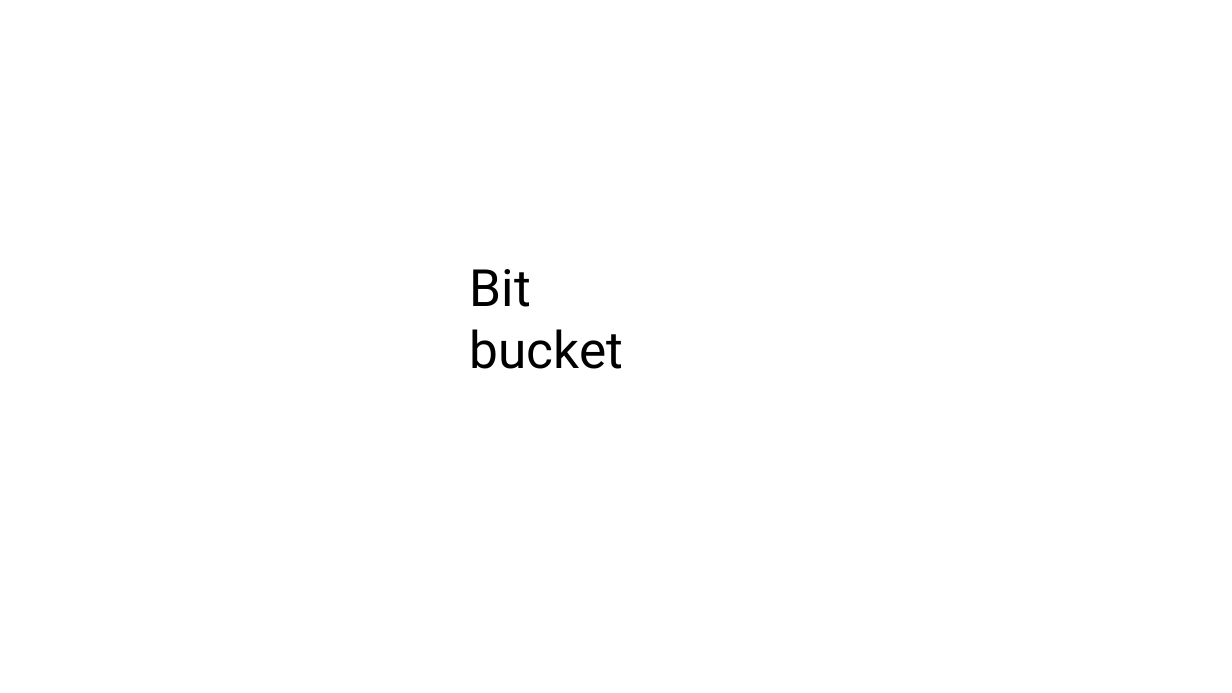
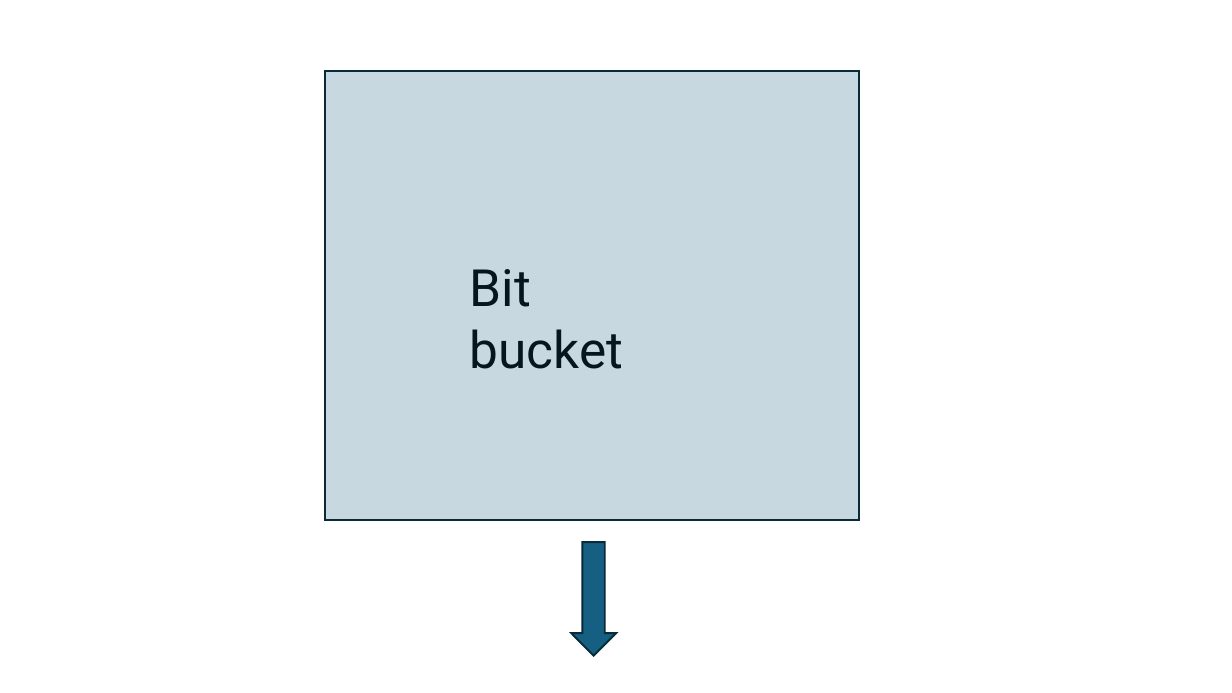
Before and after one commit to planaria158/BERT-antibody-antigen-binding-energy, a slide deck: slide 21 of Homework-aAlphaBio.pptx. Drawn at 1232x693 pixels with LibreOffice and Linux fonts; fonts in the diff are those of the drawing. Boxes give left, top, right and bottom in pixels: in the first picture for what was removed or moved away, otherwise in the second. Text is boxed around its words. In the diff, an @@ line names an element or a change of style, - is before the commit and + after.

```diff
--- a/Homework-aAlphaBio.pptx
+++ b/Homework-aAlphaBio.pptx
@@ rectangle added at [325,70,859,520], fill #156082 at 24% opacity, outline #092A39 1.5 pt @@
@@ down arrow added at [571,543,616,656], fill #156082, outline #092A39 1.5 pt @@
```
Also in this commit, not shown: 1 other slide changed, 1 slide added.
